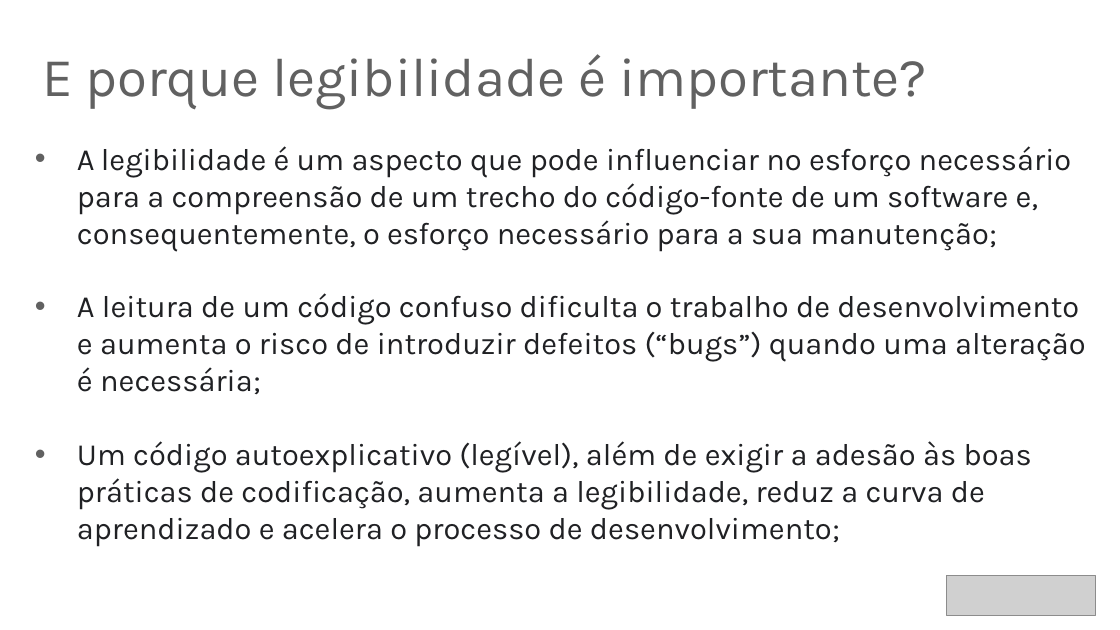
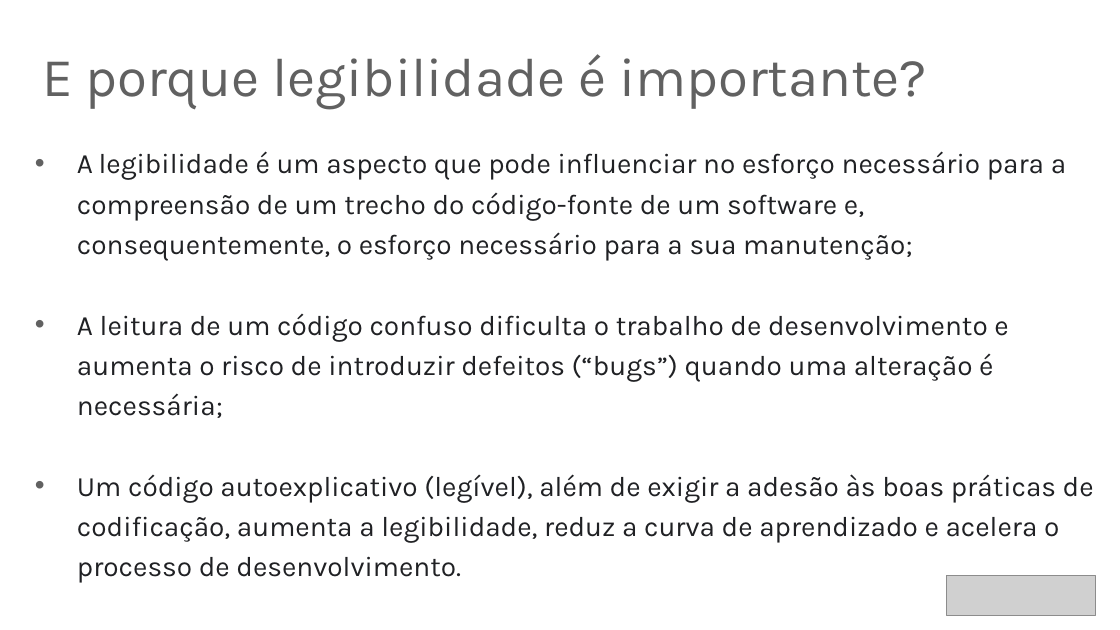
Before and after one commit to rafaelcruz-net/pattern-matching, a slide deck: slide 17 of Apresentacao_Defesa.pptx (slide 16 before the commit). Drawn at 1120x630 pixels with LibreOffice and Linux fonts; fonts in the diff are those of the drawing; grey boxes stand for pictures. Boxes give left, top, right and bottom in pixels: in the first picture for what was removed or moved away, otherwise in the second. Text is boxed around its words. In the diff, an @@ line names an element or a change of style, - is before the commit and + after.

```diff
--- a/Apresentacao_Defesa.pptx
+++ b/Apresentacao_Defesa.pptx
@@ text at [77,151,1066,418]: size 19.8 to 18 pt in "A legibilidade é um aspecto que pode ...", "A leitura de um código confuso dificulta ..."; line spacing 1 to 1.2 @@
@@ text at [77,474,1094,583]: text changed; size 19.8 to 18 pt @@
-• Um código autoexplicativo (legível), além de exigir a adesão às boas práticas de codificação, aumenta a legibilidade, reduz a curva de aprendizado e acelera o processo de desenvolvimento;
+• Um código autoexplicativo (legível), além de exigir a adesão às boas práticas de codificação, aumenta a legibilidade, reduz a curva de aprendizado e acelera o processo de desenvolvimento.
```
Also in this commit, not shown: 22 other slides changed, 1 slide added, 2 other files.
